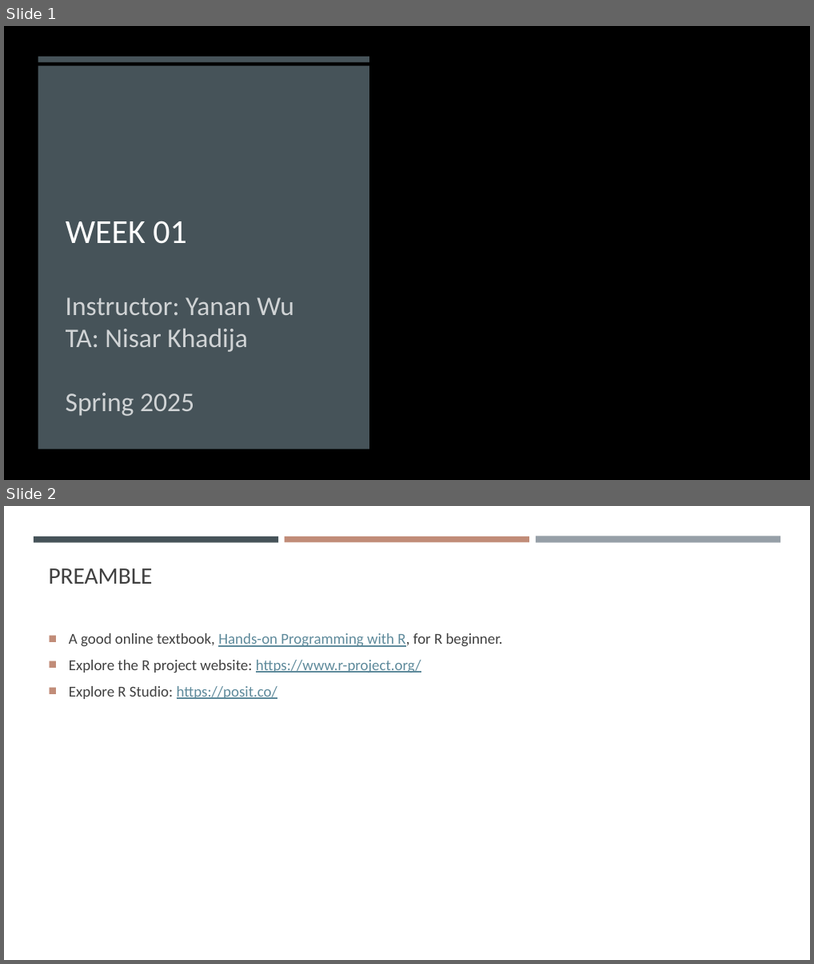
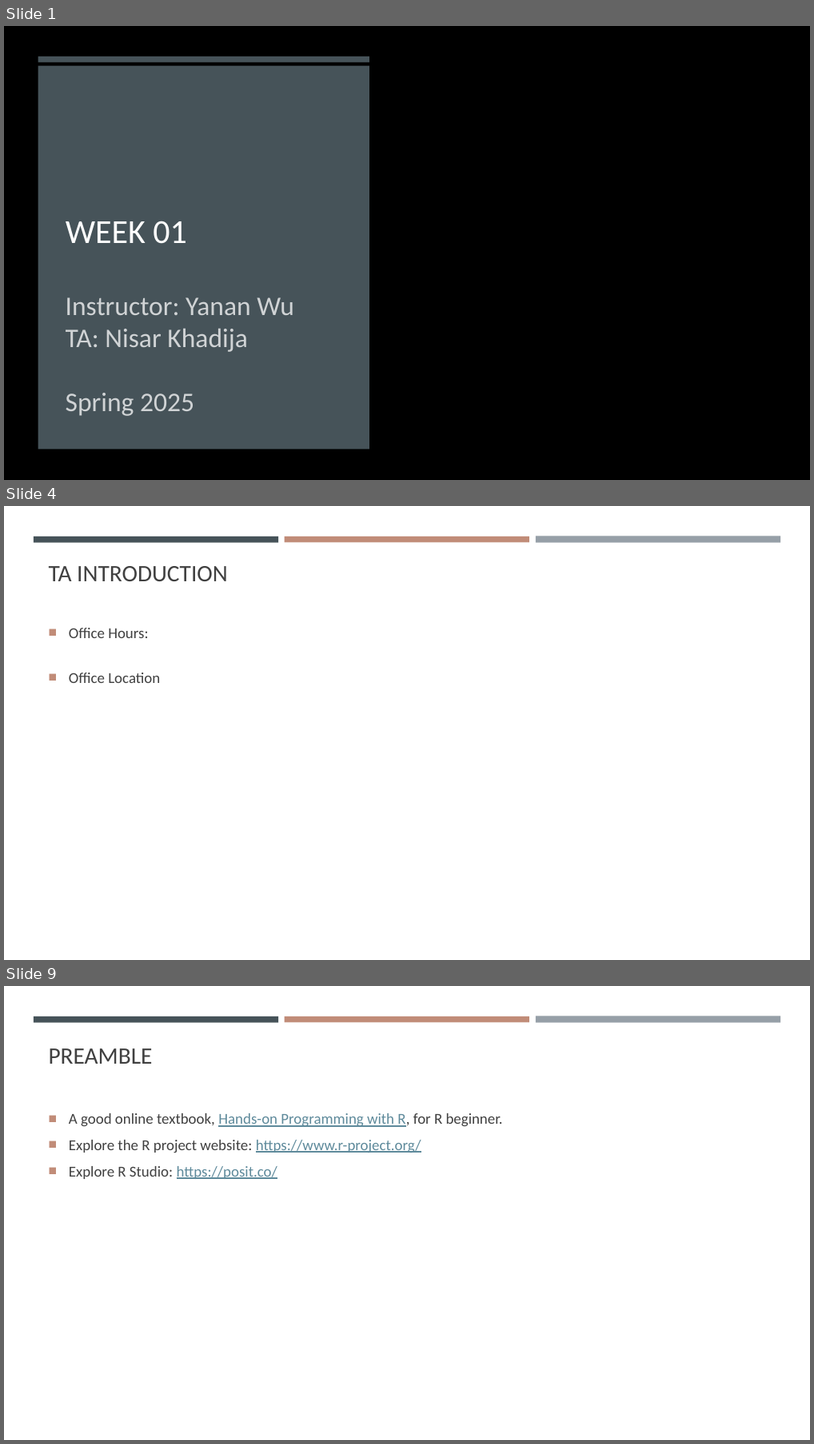
Before and after one commit to gisynw/geog-247, a slide deck: docs/Lectures/Week01/Week01_Intro.pptx. Shown one above the other, each under a label of ours: slides 1 and 2 before the commit, slides 1, 4 and 9 after it; the slides between them are not shown. The pictures are 814x964 and 814x1444 pixels, drawn with LibreOffice and Linux fonts; fonts in the diff are those of the drawing; background and template pictures are left out. Boxes give left, top, right and bottom in pixels: in the first picture for what was removed or moved away, otherwise in the second. Text is boxed around its words. In the diff, an @@ line names an element or a change of style, - is before the commit and + after.

Commit message:
update week1 intro

```diff
--- a/docs/Lectures/Week01/Week01_Intro.pptx
+++ b/docs/Lectures/Week01/Week01_Intro.pptx
@@ slide 4 added at (4, 506, 810, 960), background #FFFFFF; not listed: 3 template elements that a slide beside it also shows @@
@@ title added at (49, 566, 228, 581), 28 pt, text #404040 @@
+TA INTRODUCTION
@@ text added at (69, 628, 160, 683), 18 pt, text #404040 @@
+■ Office Hours:
+■ Office Location
@@ what was slide 2 is now slide 9 @@
```
Also in this commit, not shown: 6 other slides added, 1 other file.
